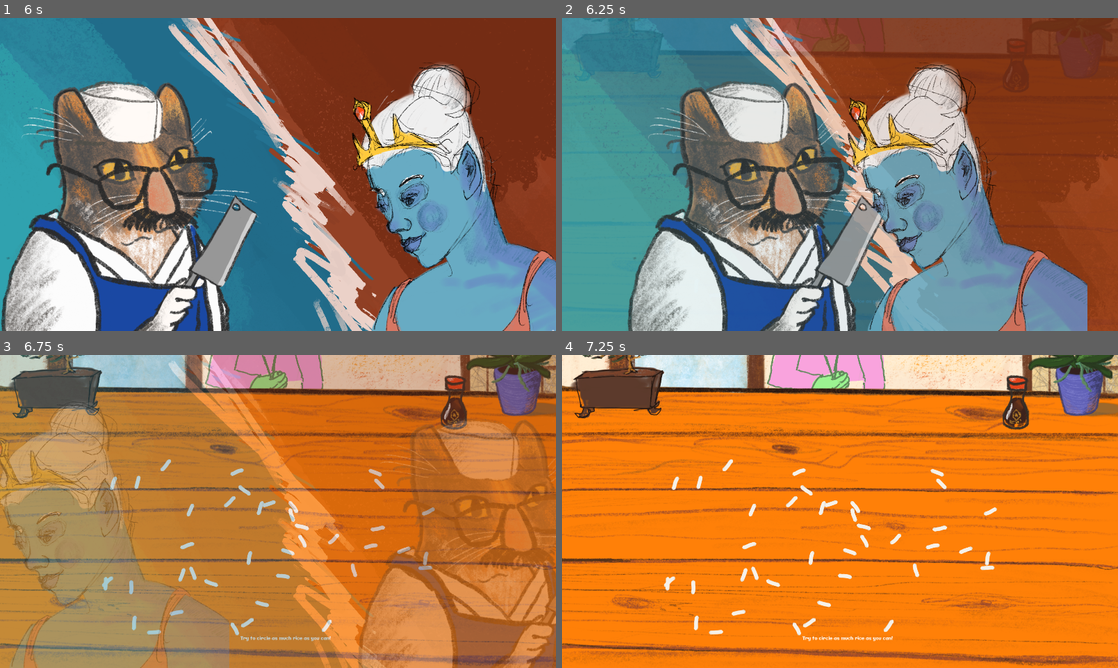
Above: before the commit, frames 1-4 (two rows, left to right).
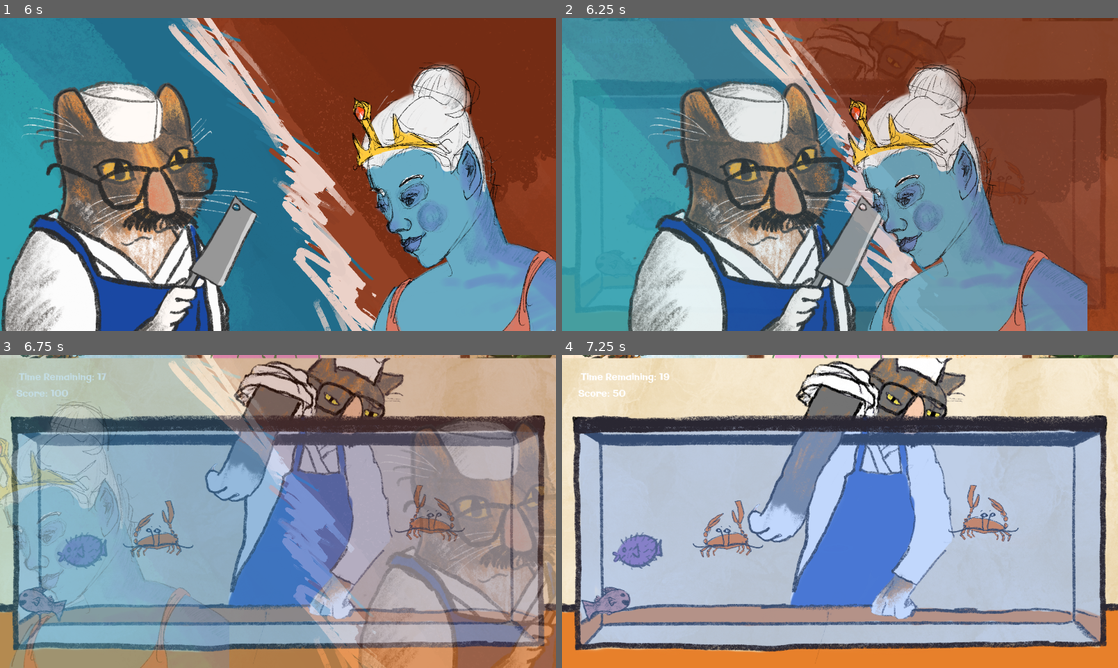
Above: after the commit, the same moments.

Repository: onadirli/secretsushi
Game: Godot game, scene res://scenes/customer_queue.tscn
Two runs of this game, one before a commit and one after it. Both use one fixed random seed, a clock stepped at 60 frames per second and the inputs below. This scene is started directly instead of the project's main scene.
Inputs (mouse positions are in pixels of both pictures, inside the frame that each line leads up to):
- Up to frame 1 (6 s): tap Enter at 0.5 s; move the mouse to (400, 158) at 0.52 s; tap Space (chop) at 0.6, 0.77, 1.07, 1.35, 1.52, 1.82, 2.1, 2.85, 3.02, 3.32, 3.6, 3.77, 4.07, 4.35, 4.52, 4.82, 5.1, 5.85 s; click (400, 158) at 0.67 s; move the mouse to (166, 190) at 1.27 s; click (166, 190) at 1.42 s; move the mouse to (333, 105) at 2.02 s; click (333, 105) at 2.17 s; move the mouse to (250, 237) at 2.77 s; click (250, 237) at 2.92 s; move the mouse to (444, 221) at 3.52 s; click (444, 221) at 3.67 s; move the mouse to (111, 127) at 4.27 s; click (111, 127) at 4.42 s; move the mouse to (305, 174) at 5.02 s; click (305, 174) at 5.17 s; move the mouse to (194, 96) at 5.77 s; click (194, 96) at 5.92 s
- Up to frame 2 (6.25 s): tap Space (chop) at 6.02 s
- Up to frame 3 (6.75 s): tap Space (chop) at 6.32, 6.6 s; move the mouse to (400, 495) at 6.52 s; click (400, 495) at 6.67 s
- Up to frame 4 (7.25 s): tap Space (chop) at 6.77, 7.07 s

Frame 1 is identical in both runs. In frame 2, 18% of the frame differs, in the area x 0-100%, y 1-95%; in frame 3, 93%; in frame 4, 98%, in the area x 0-100%, y 0-100%.

Commit message:
feat: more sounds

Diff:
--- a/scenes/aquarium/cat.tscn
+++ b/scenes/aquarium/cat.tscn
@@ -2,7 +2,7 @@
 
 [ext_resource type="Script" path="res://scenes/aquarium/hand.gd" id="2_kons0"]
 [ext_resource type="Texture2D" uid="uid://b6qjpysq152kx" path="res://scenes/aquarium/assets/blackout.png" id="3_odm2v"]
-[ext_resource type="AudioStream" uid="uid://buqegdc0v18nn" path="res://scenes/aquarium/assets/pain.mp3" id="4_43f6f"]
+[ext_resource type="AudioStream" uid="uid://bwkwitty303yg" path="res://assets/cat_meow.mp3" id="4_l11oa"]
 [ext_resource type="AudioStream" uid="uid://slr1lys53vbb" path="res://scenes/aquarium/assets/splash.mp3" id="5_ua12s"]
 [ext_resource type="Texture2D" uid="uid://cqhet1bk16mxp" path="res://scenes/chopper/assets/arm.png" id="6_1l7dg"]
 [ext_resource type="AudioStream" uid="uid://b3xie8yu078yg" path="res://scenes/aquarium/assets/snap.mp3" id="6_8yifc"]
@@ -41,7 +41,7 @@
 shape = SubResource("CapsuleShape2D_k35ma")
 
 [node name="Pain" type="AudioStreamPlayer" parent="Blackout/Hand"]
-stream = ExtResource("4_43f6f")
+stream = ExtResource("4_l11oa")
 
 [node name="Splash" type="AudioStreamPlayer" parent="Blackout/Hand"]
 stream = ExtResource("5_ua12s")
--- a/scenes/aquarium/hand.gd
+++ b/scenes/aquarium/hand.gd
@@ -75,13 +75,13 @@
 		timing = false
 		print("GAME END")
 		if fish_count == 3:
-			print ("Perfect")
+			# print ("Perfect")
 			Signals.minigame_over.emit(2)
 		if fish_count == 2:
-			print ("Win")
+			# print ("Win")
 			Signals.minigame_over.emit(1)
 		if fish_count <= 1:
-			print ("Lose")
+			# print ("Lose")
 			Signals.minigame_over.emit(0)
 	if timing:
 		get_parent().get_parent().get_parent().get_node("UserInterface").get_node("Time").set_time(time_seconds);
--- a/scenes/chopper/board.tscn
+++ b/scenes/chopper/board.tscn
@@ -7,6 +7,7 @@
 [ext_resource type="Texture2D" uid="uid://cqhet1bk16mxp" path="res://scenes/chopper/assets/arm.png" id="4_jn8wi"]
 [ext_resource type="Script" path="res://scenes/chopper/arm.gd" id="5_jc3nj"]
 [ext_resource type="Texture2D" uid="uid://pgl7mbg5dqq5" path="res://scenes/chopper/assets/Untitled_Artwork.png" id="6_fa702"]
+[ext_resource type="AudioStream" uid="uid://dgdkwl7p0oef" path="res://assets/audio/knife-slash.wav" id="8_e8pso"]
 
 [sub_resource type="RectangleShape2D" id="RectangleShape2D_07lpd"]
 size = Vector2(1923, 34.25)
@@ -65,5 +66,8 @@
 rotation = 1.38579
 texture = ExtResource("6_fa702")
 
+[node name="KnifeSlash" type="AudioStreamPlayer" parent="."]
+stream = ExtResource("8_e8pso")
+
 [connection signal="game_over" from="BottomSpawn" to="." method="_on_game_over"]
 [connection signal="score_changed" from="UserInterface/Score" to="." method="_on_score_changed"]
--- a/scenes/chopper/fish.gd
+++ b/scenes/chopper/fish.gd
@@ -38,6 +38,7 @@
 
 
 			get_parent().get_node("UserInterface").get_node("Score")._on_fish_cut();
+			get_parent().get_node("KnifeSlash").play()
 			self.queue_free()
 			var fishbit1 = fishbit.instantiate()
 			var fishbit2 = fishbit.instantiate()
--- a/scenes/chopper/fish.tscn
+++ b/scenes/chopper/fish.tscn
@@ -1,8 +1,9 @@
-[gd_scene load_steps=6 format=3 uid="uid://drkta6fthmgd7"]
+[gd_scene load_steps=7 format=3 uid="uid://drkta6fthmgd7"]
 
 [ext_resource type="Script" path="res://scenes/chopper/fish.gd" id="1_522wt"]
 [ext_resource type="Texture2D" uid="uid://c20q7yvmr7l2d" path="res://scenes/chopper/assets/fish.png" id="2_bcydu"]
 [ext_resource type="Texture2D" uid="uid://cymyw2naj1kl2" path="res://scenes/chopper/assets/fish2.png" id="3_fc3dg"]
+[ext_resource type="AudioStream" uid="uid://dgdkwl7p0oef" path="res://assets/audio/knife-slash.wav" id="4_rb12o"]
 
 [sub_resource type="CircleShape2D" id="CircleShape2D_sw3bc"]
 
@@ -44,5 +45,8 @@
 sprite_frames = SubResource("SpriteFrames_8i7o3")
 animation = &"damage"
 
+[node name="KnifeSlash" type="AudioStreamPlayer2D" parent="."]
+stream = ExtResource("4_rb12o")
+
 [connection signal="input_event" from="." to="." method="_on_input_event"]
 [connection signal="mouse_entered" from="." to="." method="_on_mouse_entered"]
--- a/scenes/customer_queue.gd
+++ b/scenes/customer_queue.gd
@@ -4,10 +4,13 @@
 const CUSTOMER_CENTER_PROGRESS = 1160
 const CUSTOMER_END_PROGRESS = 3823
 var minigames = [
-	preload("res://scenes/rice_game/rice_game.tscn"),
+	#preload("res://scenes/rice_game/rice_game.tscn"),
 	preload("res://scenes/aquarium/aquarium.tscn"),
-	preload("res://scenes/chop/chop.tscn"),
-	preload("res://scenes/chopper/board.tscn")
+	preload("res://scenes/aquarium/aquarium.tscn"),
+	preload("res://scenes/aquarium/aquarium.tscn"),
+	preload("res://scenes/aquarium/aquarium.tscn"),
+	#preload("res://scenes/chop/chop.tscn"),
+	#preload("res://scenes/chopper/board.tscn")
 ]
 const aquarium = preload("res://scenes/aquarium/aquarium.tscn")
 const animated_label = preload("res://scenes/animated_label.tscn")
--- a/scenes/rice_game/rice_game.gd
+++ b/scenes/rice_game/rice_game.gd
@@ -106,21 +106,21 @@
 	else:
 		Signals.minigame_over.emit(0)
 
-
-
-
 func _input(event):
 	# Mouse in viewport coordinates.
 	if event is InputEventMouseButton and event.pressed and event.button_index == MOUSE_BUTTON_LEFT:
-		print("Mouse Click at: ", event.position)
+		# print("Mouse Click at: ", event.position)
 		if bowl_following_mouse:
 			bowl_following_mouse = false
+
 			var t = create_tween()
 			t.tween_property($Bowl, "position", $BowlShadow.position, 1.0).set_trans(Tween.TRANS_CIRC)
 			t.tween_callback(_show_results)
 
+			$Thud.play()
+
 	elif event is InputEventMouseMotion:
-		print("Mouse Motion at: ", event.position)
+		# print("Mouse Motion at: ", event.position)
 		if bowl_following_mouse:
 			var pos = get_local_mouse_position()
 			pos = pos.clamp($mouse_clamp_min.position, $mouse_clamp_max.position)
--- a/scenes/rice_game/rice_game.tscn
+++ b/scenes/rice_game/rice_game.tscn
@@ -1,7 +1,8 @@
-[gd_scene load_steps=3 format=3 uid="uid://dj8118nuwyigx"]
+[gd_scene load_steps=4 format=3 uid="uid://dj8118nuwyigx"]
 
 [ext_resource type="Script" path="res://scenes/rice_game/rice_game.gd" id="1_jyh88"]
 [ext_resource type="Texture2D" uid="uid://kkpkkniewjgt" path="res://assets/img/rice_game/bowl.png" id="2_8qanp"]
+[ext_resource type="AudioStream" uid="uid://do2wl7ad0otmg" path="res://assets/audio/thud.wav" id="3_4jwhe"]
 
 [node name="RiceGame" type="Node2D"]
 script = ExtResource("1_jyh88")
@@ -48,3 +49,7 @@
 offset_bottom = 346.0
 theme_override_font_sizes/font_size = 32
 text = "You got 35! (best possible was 50)"
+
+[node name="Thud" type="AudioStreamPlayer" parent="."]
+stream = ExtResource("3_4jwhe")
+volume_db = 2.0
Not shown, added: assets/audio/knife-slash.wav.import
Not shown, added: assets/audio/thud.wav.import
Not shown, added: assets/cat_meow.mp3.import
Not shown: 1 places in scenes/chopper/board.tscn that only renumber resources
Not shown, added: assets/audio/knife-slash.wav
Not shown, added: assets/audio/thud.wav
Not shown, added: assets/cat_meow.mp3
